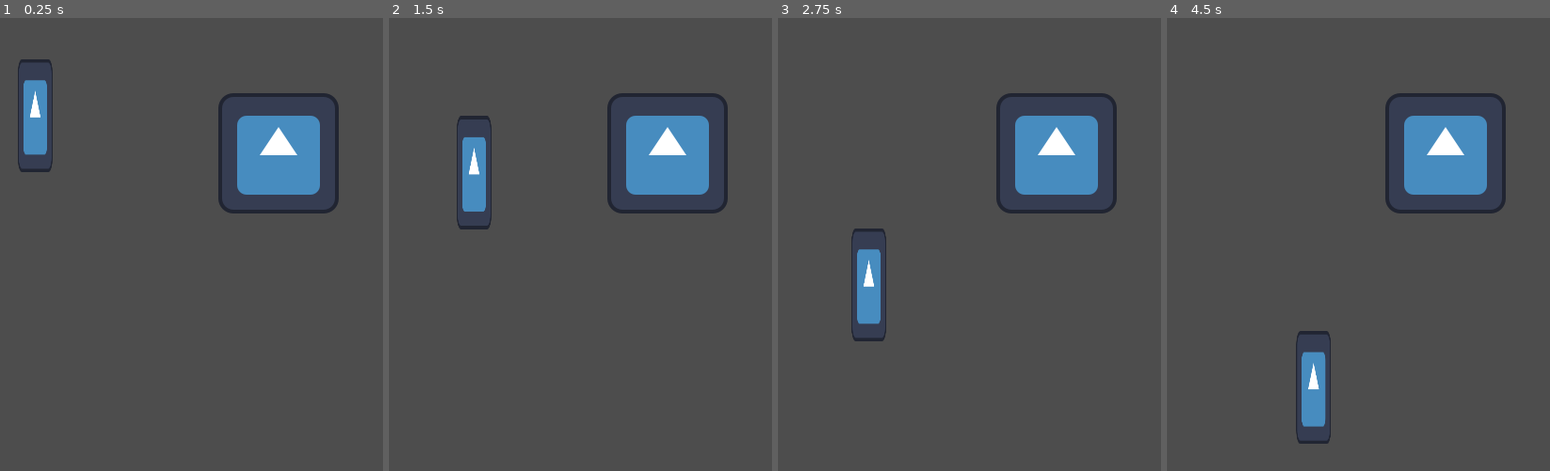
Above: before the commit, frames 1-4 (left to right).
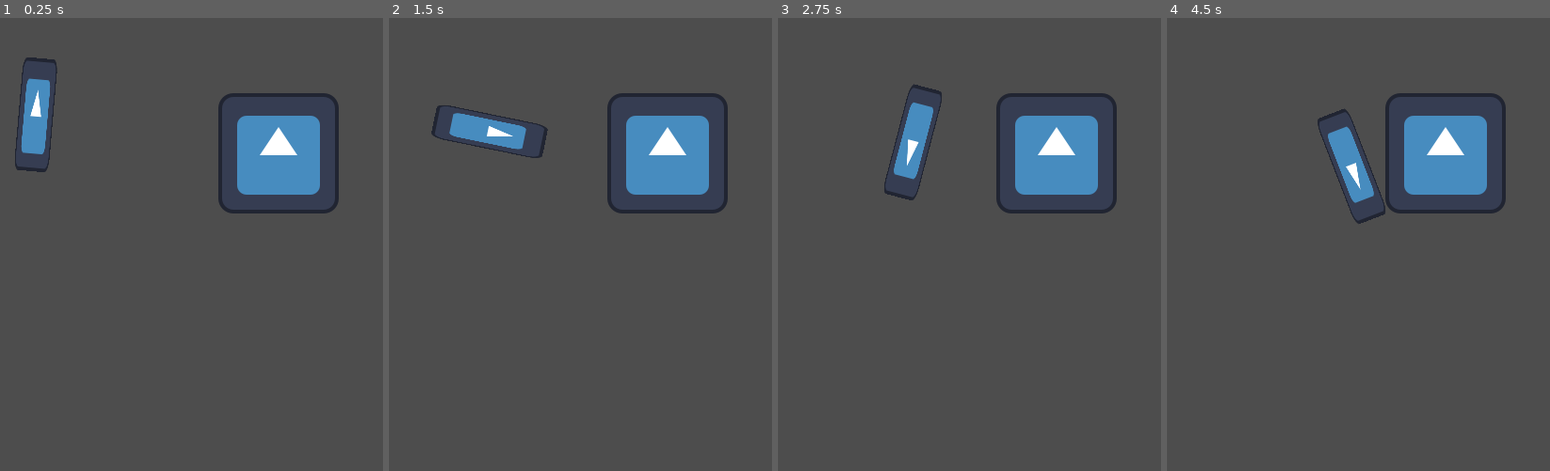
Above: after the commit, the same moments.

Repository: taumois/FlyingBulletGame
Game: Godot game, scene res://Scenes/World.tscn
Two runs of this game, one before a commit and one after it. Both use one fixed random seed, a clock stepped at 60 frames per second and the inputs below. The engine's default icon, where the game draws it, is replaced by a stand-in: a white triangle on a blue panel in a dark square.
Inputs (mouse positions are in pixels of both pictures, inside the frame that each line leads up to):
- Up to frame 1 (0.25 s): no input
- Up to frame 2 (1.5 s): move the mouse to (741, 108) at 0.52 s; move the mouse to (457, 172) at 1.27 s
- Up to frame 3 (2.75 s): move the mouse to (outside the picture) at 2.02 s
- Up to frame 4 (4.5 s): move the mouse to (1335, 276) at 2.77 s; move the mouse to (outside the picture) at 3.52 s; move the mouse to (1167, 40) at 4.27 s

The runs differ from the first frame. In frame 1, 0.5% of the frame differs, in the area x 3-15%, y 8-35%; in frame 2, 2.4%; in frame 3, 2.6%; in frame 4, 2.7%, in the area x 33-58%, y 20-94%.

Commit message:
Update Player Movement More

Diff:
--- a/flying-bullet/Scenes/Bullet.tscn
+++ b/flying-bullet/Scenes/Bullet.tscn
@@ -8,7 +8,6 @@
 [node name="Bullet" type="RigidBody2D" unique_id=99446846]
 center_of_mass_mode = 1
 center_of_mass = Vector2(0, 50)
-lock_rotation = true
 contact_monitor = true
 max_contacts_reported = 1
 script = ExtResource("1_14k46")
--- a/flying-bullet/Scripts/bullet_character_body.gd
+++ b/flying-bullet/Scripts/bullet_character_body.gd
@@ -26,13 +26,25 @@
 		$BurstCooldown.start()
 	state.apply_force(Vector2(vector_to_cursor * ACCELERATION))
 
-	var x = state.linear_velocity.angle()
-	x = Vector2.from_angle(x)
-	x = x.rotated(deg_to_rad(90.0))
-	var y = self.global_rotation
-	y = Vector2.from_angle(y)
-	var z = (x-y).length()
-	apply_force(Vector2(100/z * x))
+	#var x = state.linear_velocity.angle()
+	#x = Vector2.from_angle(x)
+	#x = x.rotated(deg_to_rad(90.0))
+	#var y = self.global_rotation
+	#y = Vector2.from_angle(y)
+	#var z = (x-y).length()
+	#apply_force(Vector2(100/z * x))
+	var x = self.rotation + deg_to_rad(-90)
+	var y = state.linear_velocity.angle()
+	var z = rad_to_deg(angle_difference(x, y))
+	if z > 180:
+		#print('_')
+		pass
+	else:
+		pass
+		#print(abs(z))
+	var w = Vector2(-state.linear_velocity*abs(z/100))
+	print(w.length())
+	state.apply_force(w)
 
 func _on_body_shape_entered(body_rid: RID, body: Node, body_shape_index: int, local_shape_index: int) -> void:
 	pass
